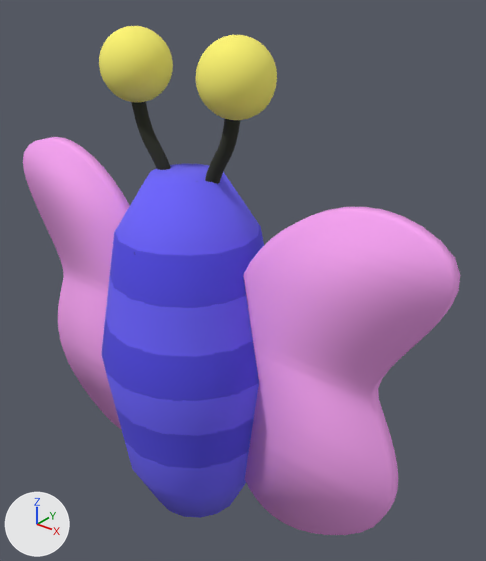
Renders of the glTF model examples/res/btfly.glb from each side of a commit.
Before and after are seen from a 50 mm camera at (0.348, -0.372, 0.314) aimed at (0.032, 0.023, 0.069). Every picture has the same lights, and +X, +Y and +Z are marked at lower left. Where no turn or scale is listed for an object, it has been applied to the vertices.

The scene before the commit, as lines of its bpy script (objects in view):
```python
me_ball2_mesh = bpy.data.meshes.new('ball2_mesh')
me_ball2_mesh.from_pydata(...)  # a UV sphere (16 segments, 16 rings, poles along z) spanning x -0.0274..0.0274, y -0.0274..0.0274, z -0.0274..0.0274
me_ball2_mesh.materials.append(mat_base)  # picture img_best
me_wing1_mesh = bpy.data.meshes.new('wing1_mesh')
me_wing1_mesh.from_pydata(...)  # 120 vertices, 236 faces; spans x -0.002..0.177, y -0.006..0.006, z -0.153..0.137
me_wing1_mesh.materials.append(mat_base)  # picture img_best
me_wing2_mesh = bpy.data.meshes.new('wing2_mesh')
me_wing2_mesh.from_pydata(...)  # 120 vertices, 236 faces; spans x -0.002..0.177, y -0.006..0.006, z -0.153..0.137
me_wing2_mesh.materials.append(mat_base)  # picture img_best
ob_ball2 = bpy.data.objects.new('ball2', me_ball2_mesh)
ob_ball2.location = (0.0539, -0.0114, 0.2393)
ob_wing1 = bpy.data.objects.new('wing1', me_wing1_mesh)
ob_wing1.parent = ob_btfly
ob_wing1.location = (-0.0407, 0.00161, 0.0175)
ob_wing1.rotation_euler = (-0.00126, 0.000331, 3.102)  # degrees (-0.1, 0, 178)
ob_wing2 = bpy.data.objects.new('wing2', me_wing2_mesh)
ob_wing2.parent = ob_btfly
ob_wing2.location = (0.0401, 0.000466, 0.0235)
# also in view: 'btfly' at (0.005, -0.012, 0.01); 'tenta1' at (-0.029, -0.012, 0.183); 'ball1' at (-0.043, -0.011, 0.239); 'tenta2' at (0.038, -0.01, 0.184)
```
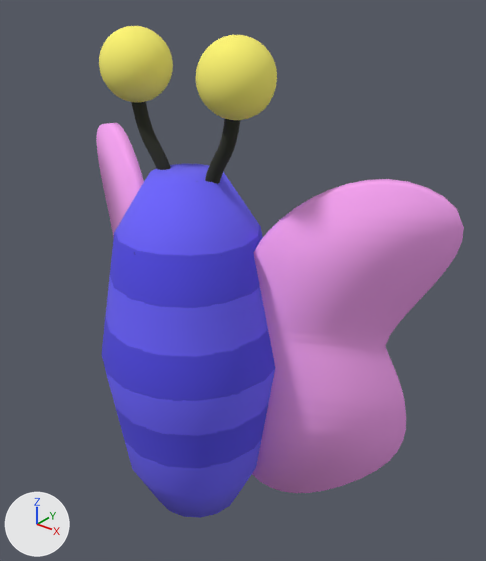
Where the change shows, as pixel boxes [x1, y1, x2, y2] in the pictures (486 x 561 px):
'wing2', moved, turned
    before: [243, 207, 460, 535]
    after: [252, 179, 464, 493]
'wing1', moved, turned
    before: [23, 137, 130, 429]
    after: [97, 123, 144, 238]

Edits to the bpy script that builds the scene:
```text
Change ob_wing1:
    ob_wing1.location: (-0.0407, 0.00161, 0.0175) -> (-0.0413, 0.0025, 0.0225)
    ob_wing1.rotation_euler: (-0.00126, 0.000331, 3.102) -> (0.0, 0.0, 2.655)  # degrees (-0.1, 0, 178) -> degrees (0, 0, 152)
Change ob_wing2:
    ob_wing2.location: (0.0401, 0.000466, 0.0235) -> (0.0307, 0.0025, 0.0225)
    ob_wing2.rotation_euler: (0.0, 0.0, 0.0) -> (0.0, 0.0, 0.524)  # degrees (0, 0, 0) -> degrees (0, 0, 30)
```
